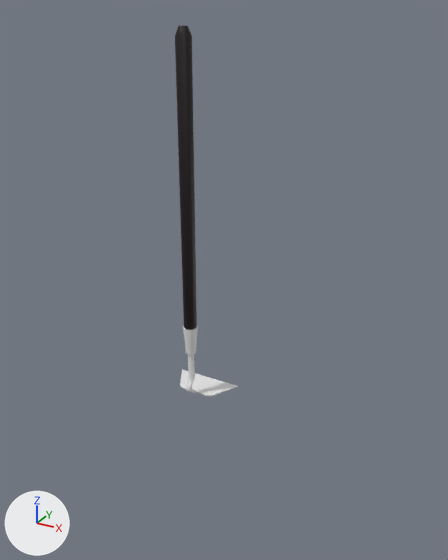
Two versions of the Blender file Content/Meshes/Tools/Tools.blend, one commit apart.
One viewpoint serves both versions: a 50 mm camera at (1.29, -2.05, 1.67) aimed at (0.14, 0.05, 0.62). Lighting does not change. The marker at lower left points along +X, +Y and +Z.

The first picture shows 'Hoe'.
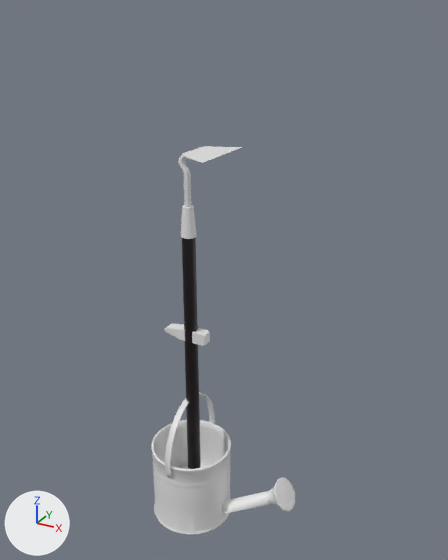
Where the newer file only moved an object's origin or applied its transform, the numbers keep the older frame.

The edits, one by one:
me_uploads_files_3421452_watering_can_high_poly_001 has 1912 vertices, 3726 faces and spans x -19.4..49.1, y -22.4..38.6, z -19.1..19.2.
me_uploads_files_3421452_watering_can_high_poly_001 is used by ob_uploads_files_3421452_watering_can_high_poly; location (0.0, 0.0, 0.256); rotation (1.571, 0.0, 0.0), in degrees (90, 0, 0); scale (0.0107, 0.0107, 0.0107).
me_uploads_files_3421452_watering_can_high_poly_001 part 1: the whole mesh is moved by (0.0, -61.1, 0.0).
me_hoe has 241 vertices, 466 faces and spans x -16.0..15.0, y -4.0..17.0, z 3.0..161.0.
me_hoe is used by ob_hoe; location (0.0, 0.0, 0.0); scale (0.01, 0.01, 0.01).
me_hoe part 2: the whole mesh is multiplied about its middle by the matrix ((0.0, 1.0, 0.0), (1.0, 0.0, 0.0), (0.0, 0.0, -1.0)), then moved by (7.0, -7.0, -44.0).
Object 'Hammer' (ob_hammer) is now shown.
Object 'uploads_files_3421452_watering_can_high_poly' (ob_uploads_files_3421452_watering_can_high_poly) is now shown.

Pixel boxes (x1, y1, x2, y2) of what changed, in the pictures (448 x 560 px):
'uploads_files_3421452_watering_can_high_poly', shown
    after: (151, 392, 296, 535)
'Hoe', reshaped (13% shorter)
    before: (175, 26, 238, 396)
    after: (178, 146, 242, 469)
'Hammer', shown
    after: (165, 324, 210, 346)
